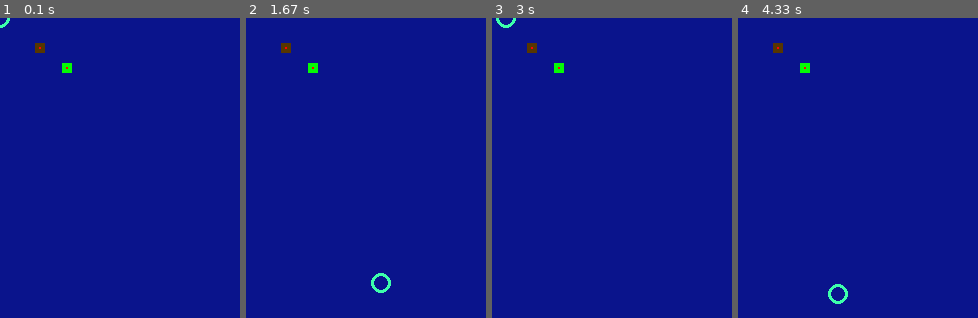
Above: before the commit, frames 1-4 (left to right).
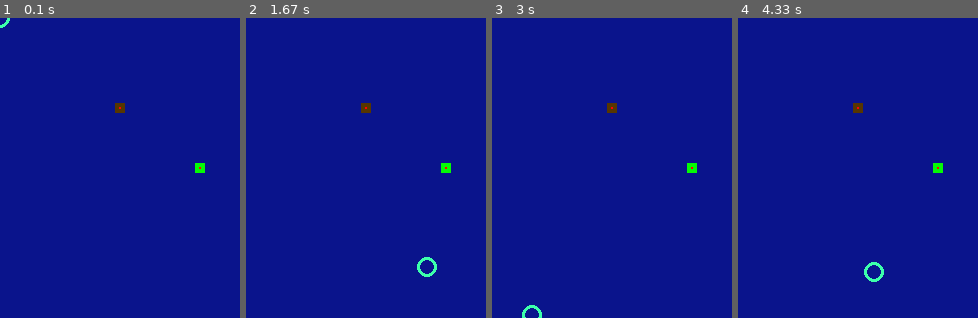
Above: after the commit, the same moments.

Repository: TonkleTremu/DSD-Y1
Game: pygame game, started from Random Test Stuff/Python Game Nouveau/main.py
Two runs of this game, one before a commit and one after it. Both use one fixed random seed, a clock stepped at 60 frames per second and the inputs below.
Inputs:
- Up to frame 1 (0.1 s): no input
- Up to frame 2 (1.67 s): hold Right 0.33-0.8 s; hold Up 0.83-1.13 s; hold Right 1.17-1.63 s
- Up to frame 3 (3 s): hold Left 1.67-2.2 s; hold Down 2.23-2.53 s; hold Left 2.57-2.97 s
- Up to frame 4 (4.33 s): hold Up 3-3.37 s; hold Right 3.4-4.03 s; hold Down from 4.07 s (still down)

The runs differ from the first frame. In frame 1, 0.6% of the frame differs, in the area x 14-86%, y 8-52%; in frame 2, 1.0%, in the area x 14-86%, y 8-92%; in frame 3, 0.8%; in frame 4, 1.0%.

Commit message:
fps stuff back to normal

Diff:
--- a/Random Test Stuff/Python Game Nouveau/main.py
+++ b/Random Test Stuff/Python Game Nouveau/main.py
@@ -9,7 +9,7 @@
 res_y = 300
 
 # Global Constants
-TICK_RATE = 180
+TICK_RATE = 60
 
 # Colours
 PURE_WHITE = (255,255,255)
@@ -29,8 +29,8 @@
 DISPLAYSURF = pygame.display.set_mode((res_x, res_y), pygame.RESIZABLE)
 pygame.display.set_caption("Test")
 fpsClock = pygame.time.Clock()
-worldSizeX = 300
-worldSizeY = 300
+worldSizeX = 100
+worldSizeY = 100
 
 
 @dataclass
